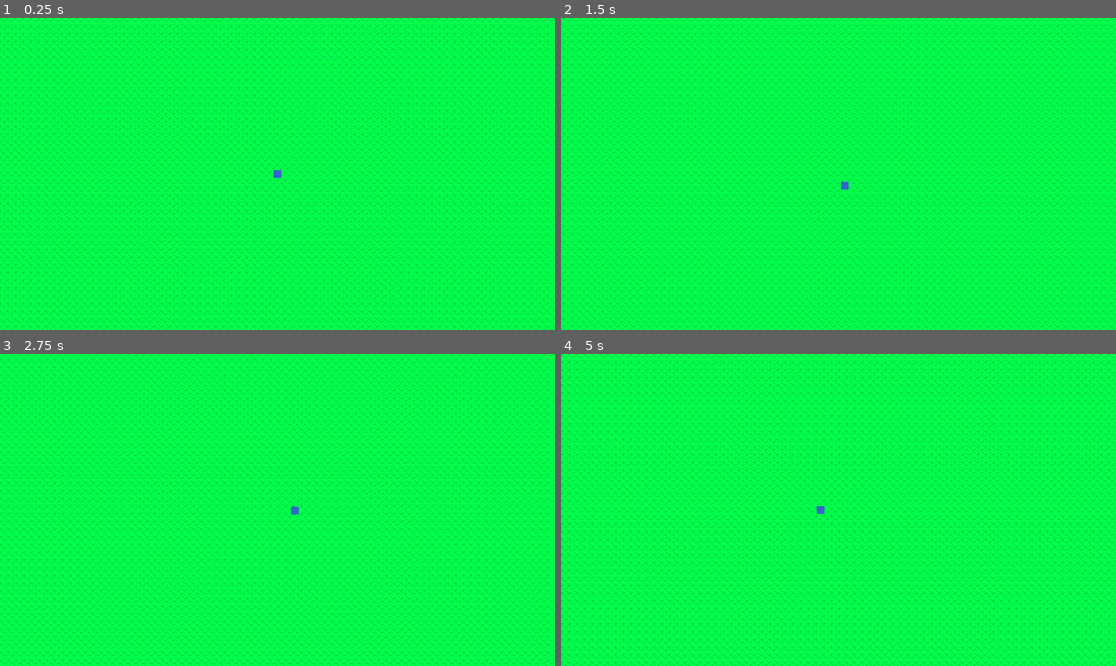
Above: before the commit, frames 1-4 (two rows, left to right).
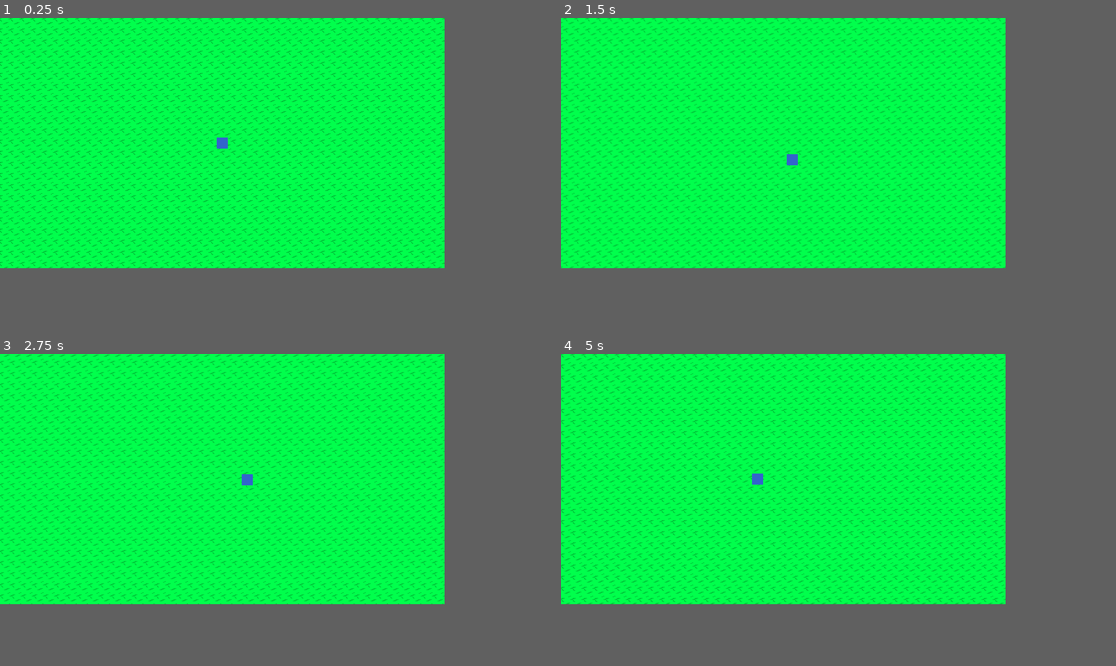
Above: after the commit, the same moments.

Repository: Pokebrouserkat/world
Game: Godot game, scene res://world.tscn
Same seed, same stepped clock (60 frames per second), same inputs: the game is played once before the commit and once after it.
Inputs:
- Up to frame 1 (0.25 s): no input
- Up to frame 2 (1.5 s): tap Enter at 0.5 s; hold Right 0.53-1.28 s; tap Space at 1.25 s; hold Down from 1.28 s (still down)
- Up to frame 3 (2.75 s): release Down at 2.03 s; hold Right from 2.03 s (still down)
- Up to frame 4 (5 s): release Right at 2.78 s; hold Up 2.78-3.53 s; hold Left from 3.53 s (still down)
In our replay, the window is 799x449 before the commit and 640x360 after it. These sizes can differ from the game's own. Grey fills any space a smaller window leaves; there, only what the larger window draws over its background counts as a difference.

The runs differ from the first frame. In frame 1, 20% of the frame differs, in the area x 0-100%, y 0-100%; in frame 2, 18%; in frame 3, 19%; in frame 4, 20%.

Commit message:
Add consistent tile scaling with fixed viewport
Set 640x360 base viewport with canvas_items stretch mode to maintain
consistent tile sizes regardless of window or screen resolution.

🤖 Generated with [Claude Code](https://claude.com/claude-code)

Co-Authored-By: Claude <noreply@anthropic.com>

Diff:
--- a/project.godot
+++ b/project.godot
@@ -24,6 +24,10 @@
 
 [display]
 
+window/size/viewport_width=640
+window/size/viewport_height=360
+window/stretch/mode="canvas_items"
+window/stretch/aspect="expand"
 window/per_pixel_transparency/allowed=true
 
 [editor]
